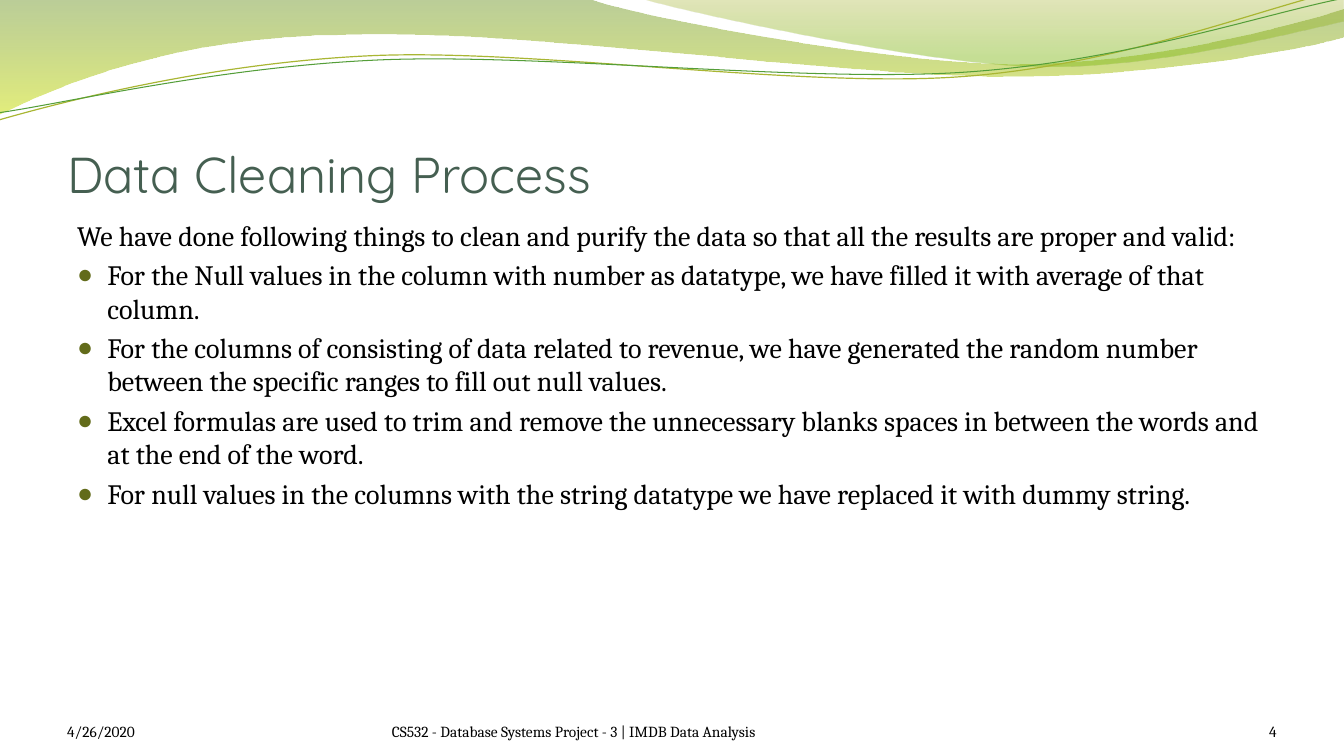
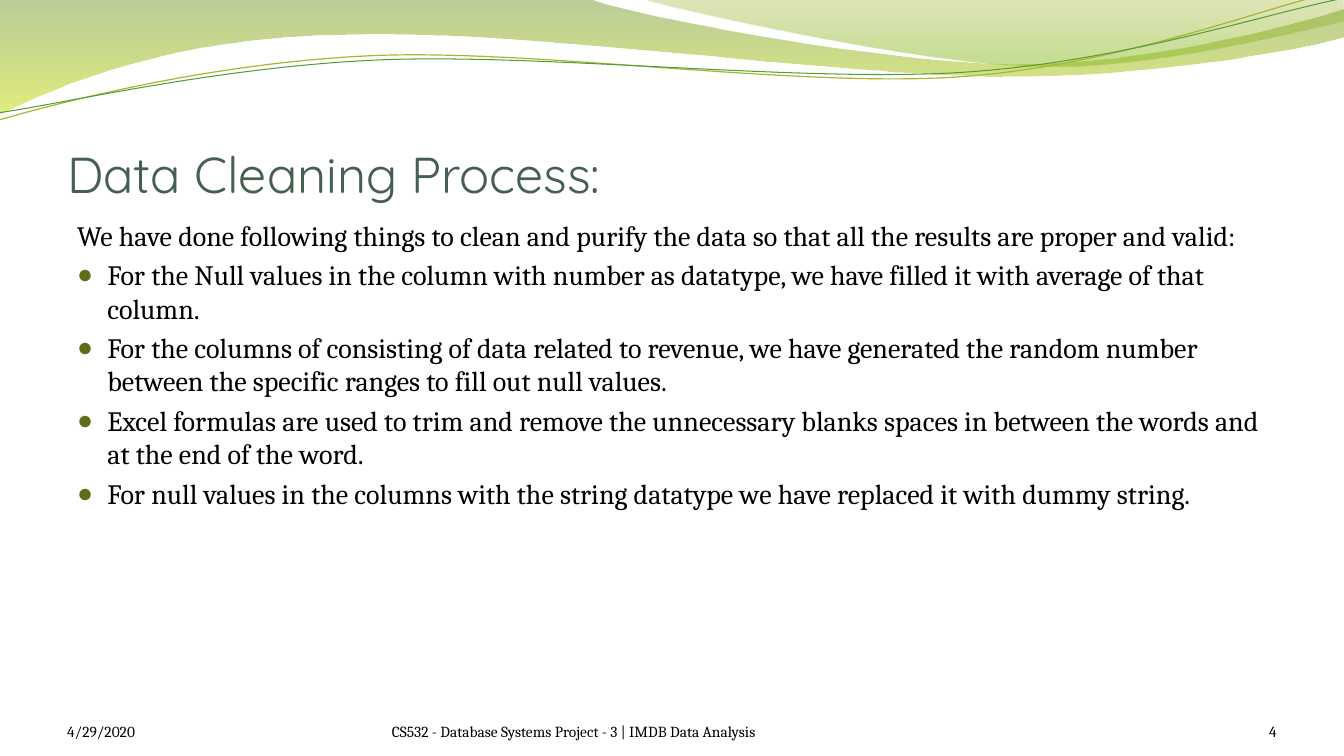
Before and after one commit to satrio-yudhoatmojo/CS532-Database-Systems-Spring-2020, a slide deck: slide 4 of Project-03/docs/saraf-yudhoatmojo_Presentation.pptx. Drawn at 1344x756 pixels with LibreOffice and Linux fonts; fonts in the diff are those of the drawing; background and template pictures are left out. Boxes give left, top, right and bottom in pixels: in the first picture for what was removed or moved away, otherwise in the second. Text is boxed around its words. In the diff, an @@ line names an element or a change of style, - is before the commit and + after.

```diff
--- a/Project-03/docs/saraf-yudhoatmojo_Presentation.pptx
+++ b/Project-03/docs/saraf-yudhoatmojo_Presentation.pptx
@@ title at box(67, 155, 600, 203): text changed @@
-Data Cleaning Process
+Data Cleaning Process:
@@ text at box(67, 726, 135, 739): text changed @@
-4/26/2020
+4/29/2020
```
Also in this commit, not shown: 14 other slides changed.
